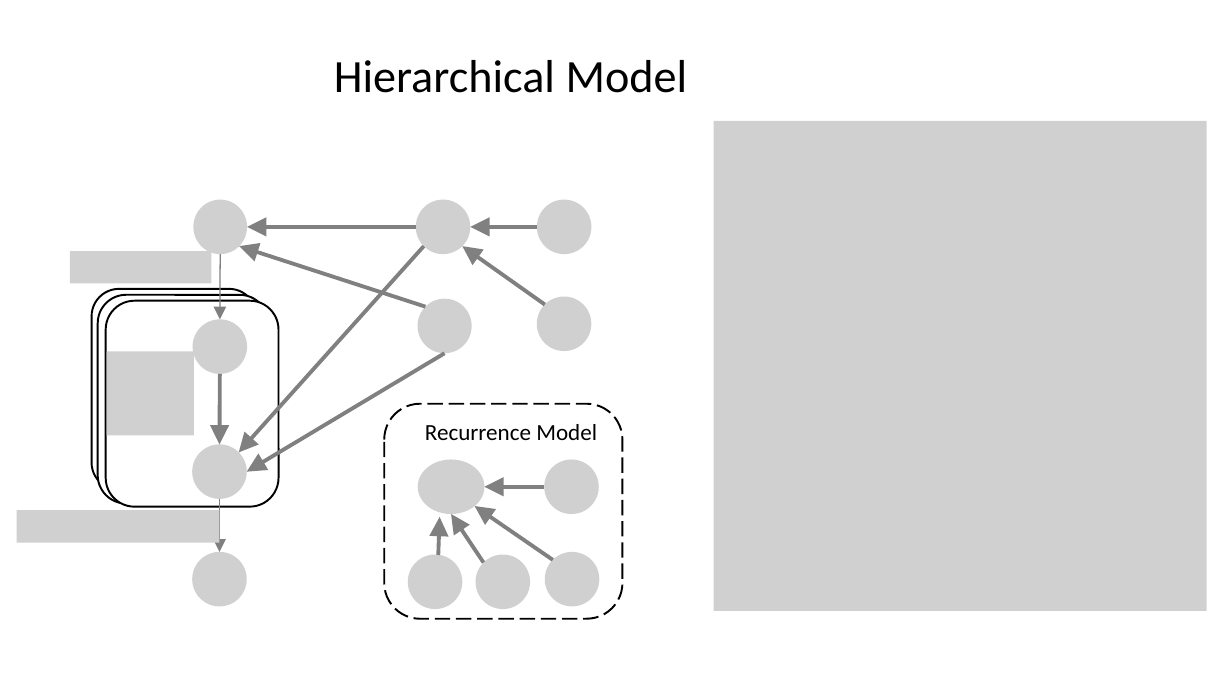
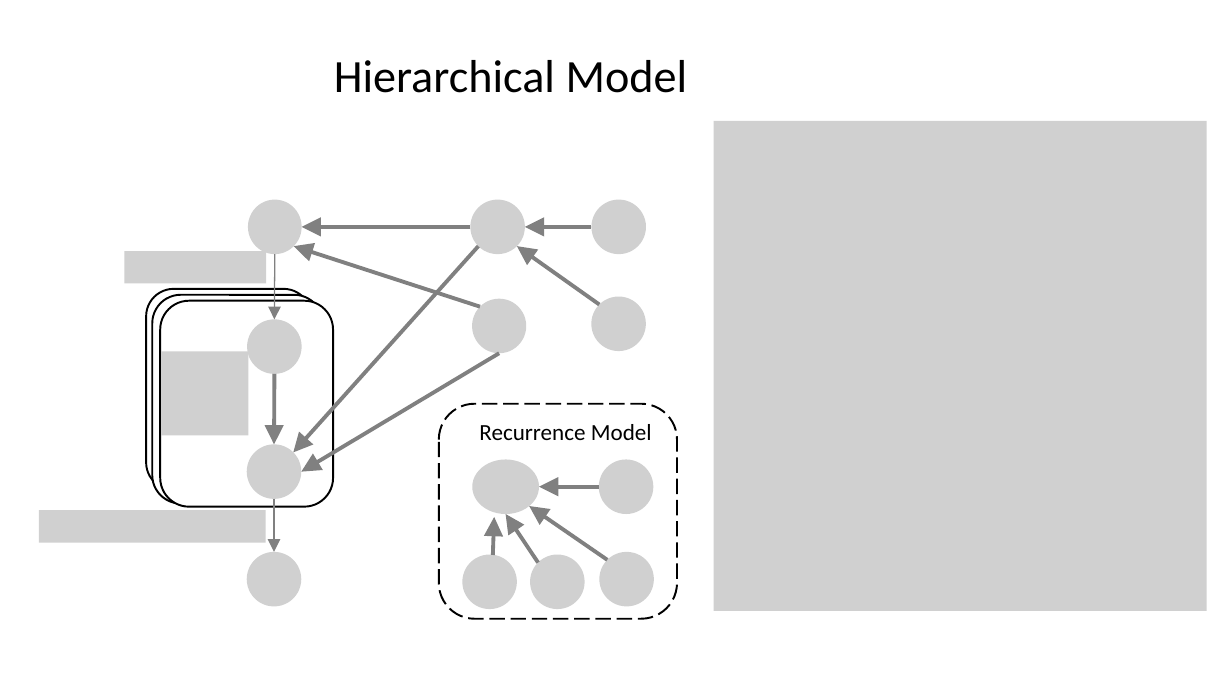
Before and after one commit to Guiliang/sport-analytic-variational-embedding, a slide deck: slide 3 of sport-vae.pptx. Drawn at 1232x693 pixels with LibreOffice and Linux fonts; fonts in the diff are those of the drawing; grey boxes stand for pictures. Boxes give left, top, right and bottom in pixels: in the first picture for what was removed or moved away, otherwise in the second. Text is boxed around its words. In the diff, an @@ line names an element or a change of style, - is before the commit and + after.

```diff
--- a/sport-vae.pptx
+++ b/sport-vae.pptx
@@ picture removed at (193, 200, 247, 254) @@
@@ picture added at (248, 200, 301, 254) @@
@@ picture removed at (416, 200, 470, 254) @@
@@ picture added at (470, 200, 525, 254) @@
@@ picture removed at (537, 200, 592, 254) @@
@@ picture added at (592, 200, 646, 254) @@
@@ picture removed at (418, 299, 472, 353) @@
@@ picture added at (472, 299, 527, 353) @@
@@ picture removed at (537, 297, 592, 351) @@
@@ picture added at (592, 297, 646, 351) @@
@@ picture removed at (192, 320, 247, 374) @@
@@ picture added at (247, 320, 301, 374) @@
@@ 13 arrows, 4 rounded rectangles, 2 pictures, 1 text: place and size @@
-13 arrows, 4 rounded rectangles, 2 pictures, 1 text at (70, 227, 623, 619)
+13 arrows, 4 rounded rectangles, 2 pictures, 1 text at (125, 227, 677, 619)
@@ picture removed at (192, 445, 247, 499) @@
@@ picture added at (247, 445, 301, 499) @@
@@ picture removed at (418, 459, 484, 514) @@
@@ picture added at (472, 459, 539, 514) @@
@@ picture removed at (544, 459, 599, 514) @@
@@ picture added at (599, 459, 653, 514) @@
@@ picture: place and size @@
-picture at (17, 510, 219, 543)
+picture at (39, 510, 265, 543)
@@ picture removed at (192, 552, 247, 606) @@
@@ picture added at (247, 552, 301, 606) @@
@@ picture removed at (408, 555, 462, 609) @@
@@ picture: place and size @@
-picture at (476, 555, 531, 609)
+picture at (462, 555, 517, 609)
@@ picture: place and size @@
-picture at (545, 552, 600, 606)
+picture at (531, 555, 585, 609)
@@ picture added at (600, 552, 654, 606) @@
```
Also in this commit, not shown: 1 other slide changed, 1 slide added.
